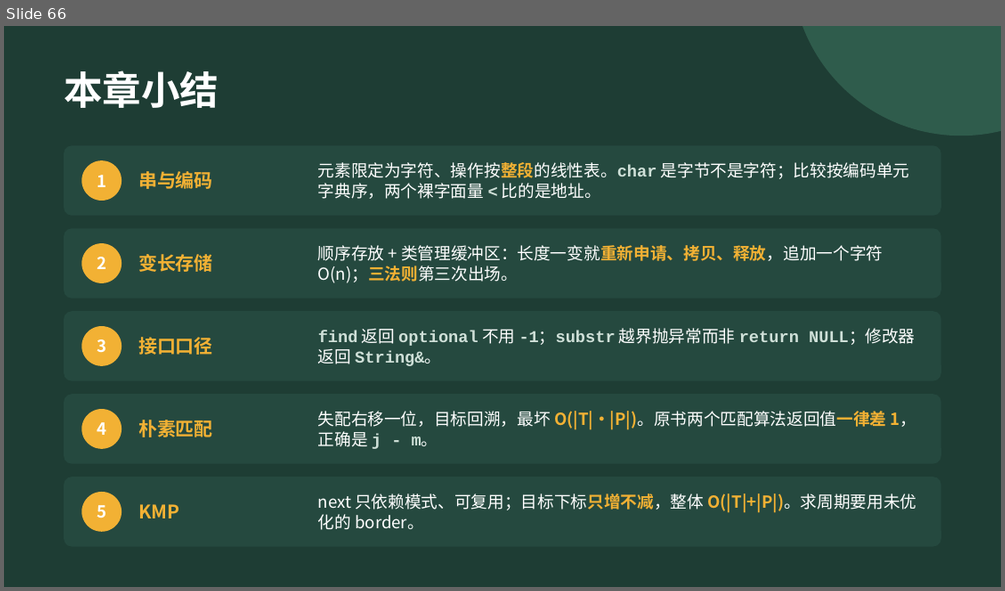
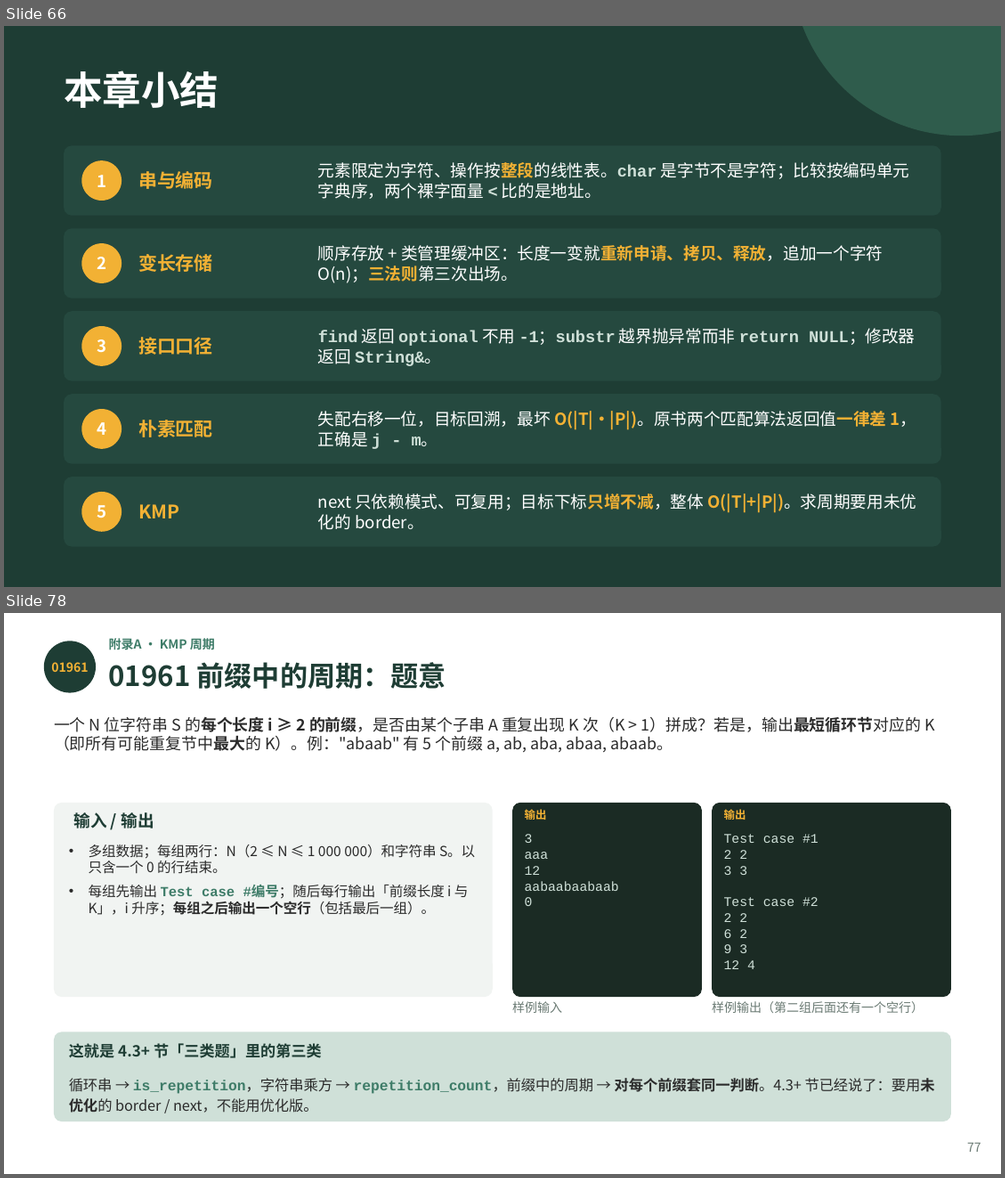
Before and after one commit to GMyhf/2026fall-cs201, a slide deck: courseware/202609_DSA_04_String.pptx. Shown one above the other, each under a label of ours: slide 66 before the commit, slides 66 and 78 after it; the slides between them are not shown. The pictures are 1005x591 and 1005x1178 pixels, drawn with LibreOffice and Linux fonts; fonts in the diff are those of the drawing. Boxes give left, top, right and bottom in pixels: in the first picture for what was removed or moved away, otherwise in the second. Text is boxed around its words. In the diff, an @@ line names an element or a change of style, - is before the commit and + after.

```diff
--- a/courseware/202609_DSA_04_String.pptx
+++ b/courseware/202609_DSA_04_String.pptx
@@ slide 78 added at box(4, 613, 1001, 1174), background #FFFFFF @@
@@ text added at box(109, 637, 215, 653), 9 pt, text #3E7C68, bold @@
+附录A · KMP 周期
@@ ellipse added at box(44, 641, 96, 693), fill #1E3D34 @@
@@ text added at box(51, 662, 88, 672), 9 pt, text #F2B134, bold @@
+01961
@@ text added at box(109, 662, 446, 689), 20 pt, text #1E3D34, bold @@
+01961 前缀中的周期：题意
@@ text added at box(54, 716, 935, 752), 11.5 pt, text #2B2B2B @@
+一个 N 位字符串 S 的每个长度 i ≥ 2 的前缀，是否由某个子串 A 重复出现 K 次（K > 1）拼成？若是，输出最短循环节对应的 K（即所有可能重复节中最大的 K）。例："abaab" 有 5 个前缀 a, ab, aba, abaa, abaab。
@@ rounded rectangle added at box(54, 803, 493, 997), fill #F1F4F2 @@
@@ text added at box(73, 812, 154, 828), 12 pt, text #1E3D34, bold @@
+输入 / 输出
@@ rounded rectangle added at box(512, 803, 702, 997), fill #1B2B24 @@
@@ text added at box(525, 809, 547, 819), 8 pt, text #F2B134, bold @@
+输出
@@ rounded rectangle added at box(712, 803, 951, 997), fill #1B2B24 @@
@@ text added at box(724, 809, 746, 819), 8 pt, text #F2B134, bold @@
+输出
@@ text added at box(89, 844, 475, 915), 10 pt, text #2B2B2B @@
+• 多组数据；每组两行：N（2 ≤ N ≤ 1 000 000）和字符串 S。以只含一个 0 的行结束。
+• 每组先输出 Test case #编号；随后每行输出「前缀长度 i 与 K」，i 升序；每组之后输出一个空行（包括最后一组）。
@@ text added at box(525, 834, 619, 906), 9.5 pt, text #CFE0D8 @@
+3
+aaa
+12
+aabaabaabaab
+0
@@ text added at box(724, 834, 818, 969), 9.5 pt, text #CFE0D8 @@
+Test case #1
+2 2
+3 3
+Test case #2
+2 2
+6 2
+9 3
+12 4
@@ text added at box(512, 1001, 562, 1013), 9 pt, text #6B7B74 @@
+样例输入
@@ text added at box(712, 1001, 923, 1013), 9 pt, text #6B7B74 @@
+样例输出（第二组后面还有一个空行）
@@ rounded rectangle added at box(54, 1031, 951, 1121), fill #CFE0D8 @@
@@ text added at box(69, 1043, 322, 1058), 11 pt, text #1E3D34, bold @@
+这就是 4.3+ 节「三类题」里的第三类
@@ text added at box(69, 1078, 935, 1112), 10.5 pt, text #2B2B2B @@
+循环串 → is_repetition，字符串乘方 → repetition_count，前缀中的周期 → 对每个前缀套同一判断。4.3+ 节已经说了：要用未优化的 border / next，不能用优化版。
@@ text added at box(967, 1142, 981, 1151), 9 pt, text #6B7B74 @@
+77
```
Also in this commit, not shown: 2 slides changed, 17 other slides added, 2 other files.
